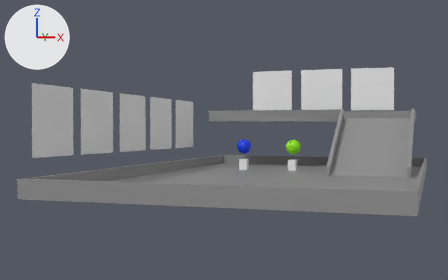
Two versions of the Blender file demo-files/demomap.blend, one commit apart.
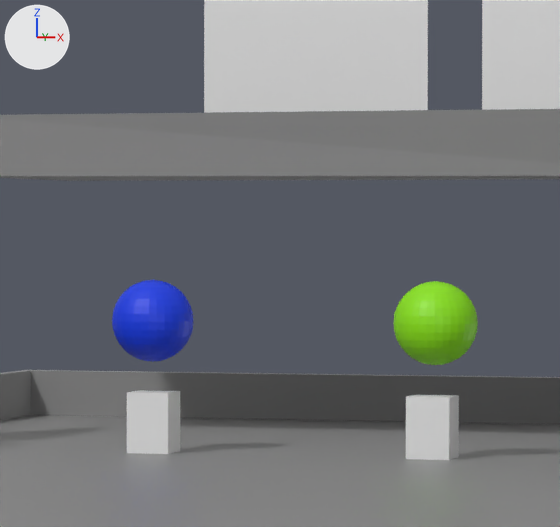
Each version is shown whole from a 50 mm lens placed at (24.9, -71.0, 7.2), pointed at (-6.6, 22.2, 5.7), then close up on the part from 48% to 70% of the width and 32% to 65% of the height. Arrows for +X, +Y and +Z are at upper left; the lights stay in place.
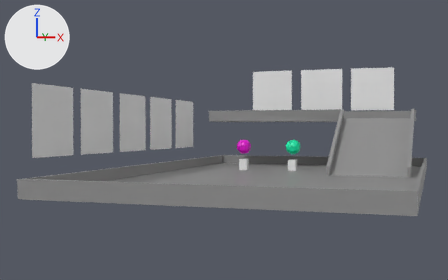
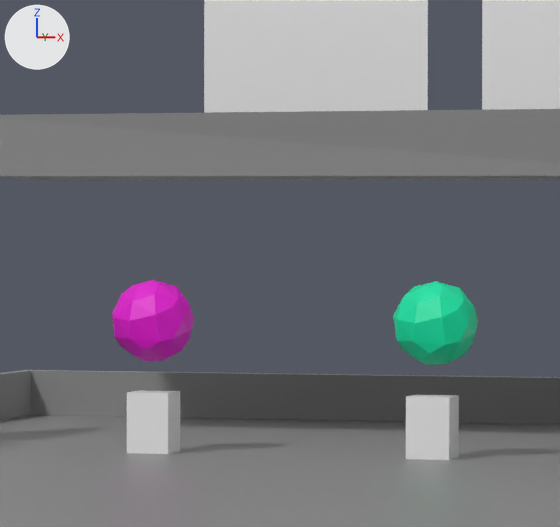
Boxes (x1, y1, x2, y2) around the edits, measured in the close-ups (560 x 527 px):
'Sphere.002', recoloured, modifiers changed: (393, 281, 478, 365) in both
'Sphere.001', recoloured, modifiers changed (blue to pink): before (112, 280, 193, 362); after (112, 280, 194, 361)

What changed in the scene script:
```text
Change mat_material:
    mat_material.base_color: (0.0, 0.042, 0.8) -> (0.8, 0.0, 0.648)  # blue #003ae7 -> pink #e700d3
Change mat_material_001:
    mat_material_001.base_color: (0.268, 0.8, 0.0) -> (0.0, 0.8, 0.39)  # green #8de700 -> green #00e7a8
Change ob_sphere_001:
    add _m = ob_sphere_001.modifiers.new('Decimate', 'DECIMATE')
    add _m.ratio = 0.1
Change ob_sphere_002:
    add _m = ob_sphere_002.modifiers.new('Decimate', 'DECIMATE')
    add _m.ratio = 0.1
```
